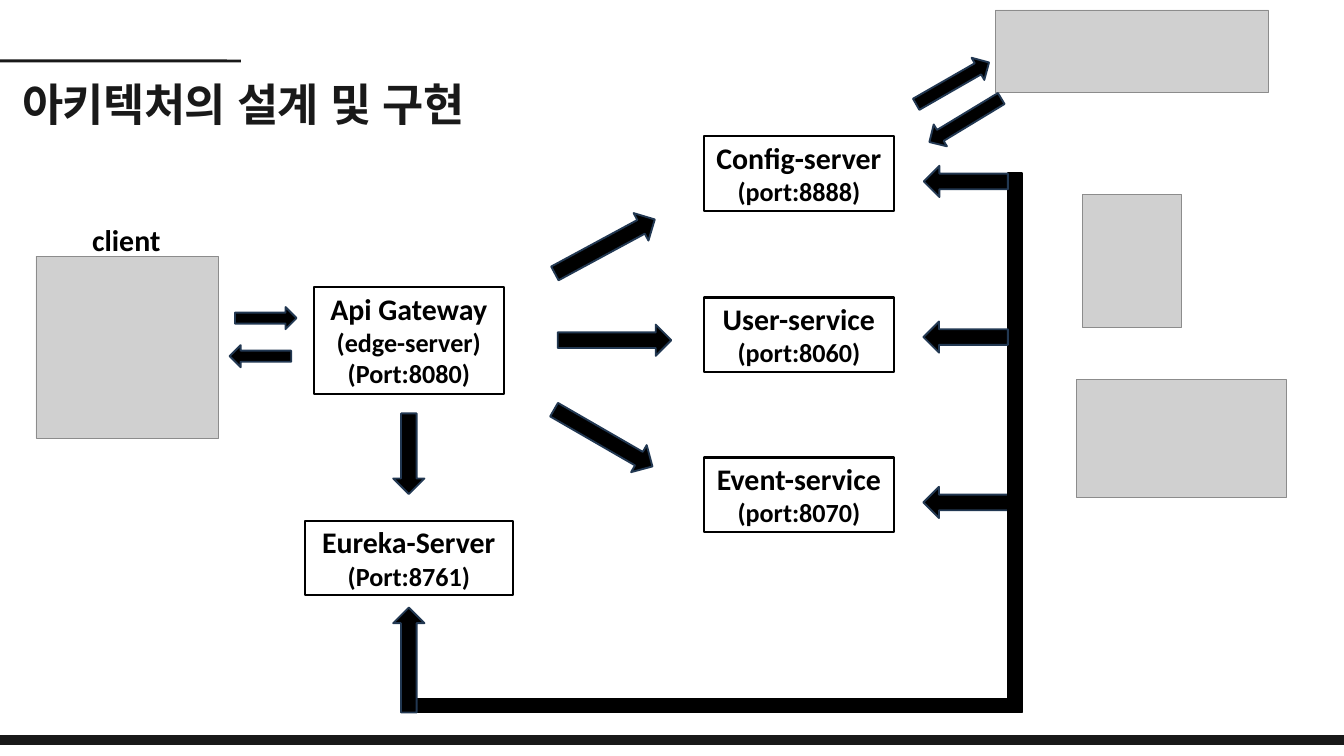
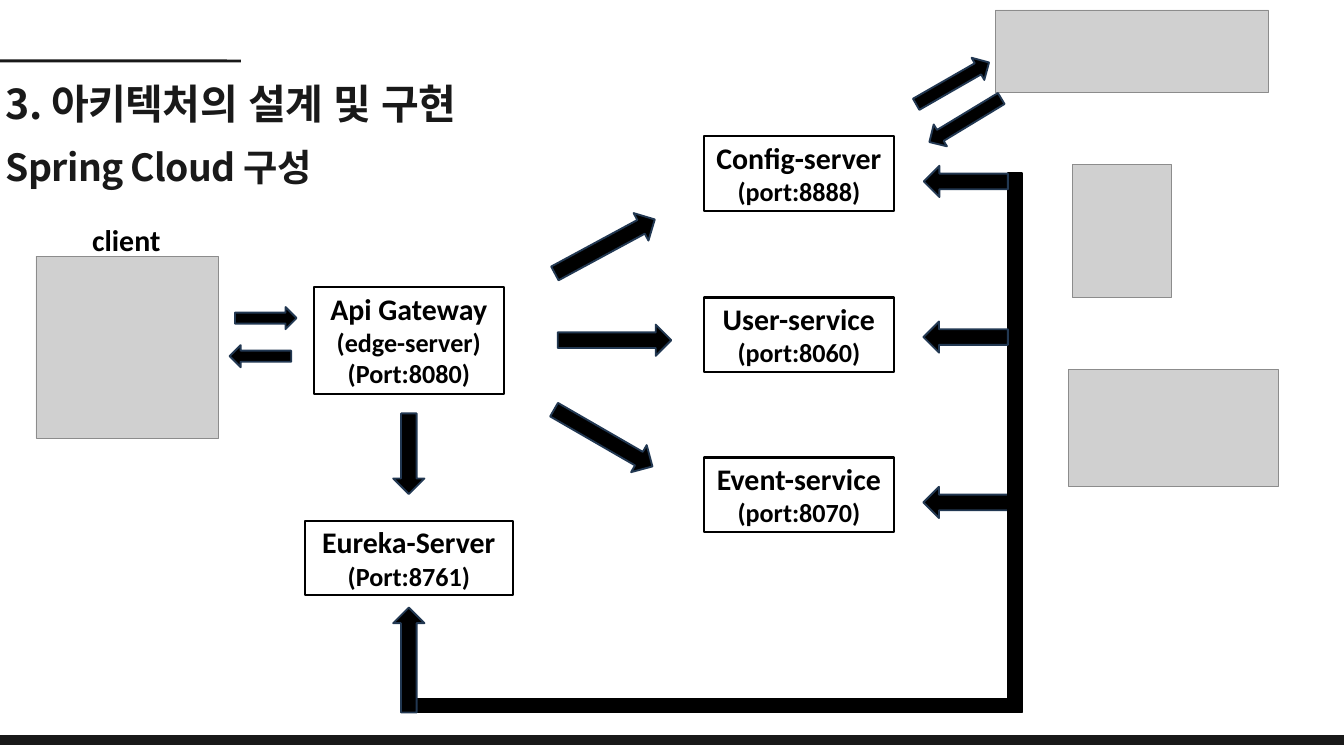
Before and after one commit to dbehdrbs0806/4rd_1sem, a slide deck: slide 10 of GraduationGuidance/20204077_유동균_논문발표ppt.pptx (slide 5 before the commit). Drawn at 1344x756 pixels with LibreOffice and Linux fonts; fonts in the diff are those of the drawing; grey boxes stand for pictures. Boxes give left, top, right and bottom in pixels: in the first picture for what was removed or moved away, otherwise in the second. Text is boxed around its words. In the diff, an @@ line names an element or a change of style, - is before the commit and + after.

```diff
--- a/GraduationGuidance/20204077_유동균_논문발표ppt.pptx
+++ b/GraduationGuidance/20204077_유동균_논문발표ppt.pptx
@@ text at <box>6,84,457,190</box>: text changed; size 48 to 40 pt @@
-아키텍처의 설계 및 구현
+3. 아키텍처의 설계 및 구현
+Spring Cloud 구성
@@ picture: place and size @@
-picture at <box>1083,194,1181,327</box>
+picture at <box>1072,165,1171,298</box>
@@ picture: place and size @@
-picture at <box>1077,379,1286,497</box>
+picture at <box>1068,369,1277,487</box>
```
Also in this commit, not shown: 5 other slides changed, 11 slides added, 7 slides removed, 3 other files.
